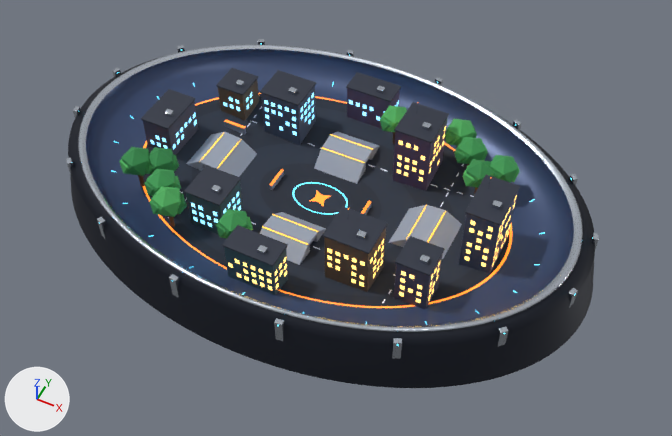
The Blender file art/spin-arena.blend: old version first, new version second.
Both versions are drawn from a camera (50 mm lens) standing at (48.6, -91.5, 111.0) and looking at (4.8, -3.8, 1.4). The axes (+X, +Y, +Z) are drawn at lower left. The lights are the same throughout. The first picture is the older version.

Script lines for the objects in view, before the commit:
```python
ob_floor_2 = bpy.data.objects.new('Floor 2', me_floor_2_004)
ob_floor_2.parent = ob_arena
ob_floor_2.location = (0.0, 0.0, 0.0)
ob_lip = bpy.data.objects.new('Lip', me_lip_004)
ob_lip.parent = ob_arena
ob_lip.location = (0.0, 0.0, 0.0)
ob_pillar_0 = bpy.data.objects.new('Pillar 0', me_pillar_0_004)
ob_pillar_0.parent = ob_arena
ob_pillar_0.location = (42.81, 5.677, 2.2)
ob_pillar_0.rotation_euler = (0.0, 0.0, 0.29)  # degrees (0, 0, 17)
ob_pillar_1 = bpy.data.objects.new('Pillar 1', me_pillar_1_004)
ob_pillar_1.parent = ob_arena
ob_pillar_1.location = (36.29, 16.17, 2.2)
ob_pillar_1.rotation_euler = (0.0, 0.0, 0.787)  # degrees (0, 0, 45)
ob_pillar_2 = bpy.data.objects.new('Pillar 2', me_pillar_2_004)
ob_pillar_2.parent = ob_arena
ob_pillar_2.location = (24.25, 24.2, 2.2)
ob_pillar_2.rotation_euler = (0.0, 0.0, 1.152)  # degrees (0, 0, 66)
ob_pillar_3 = bpy.data.objects.new('Pillar 3', me_pillar_3_004)
ob_pillar_3.parent = ob_arena
ob_pillar_3.location = (8.516, 28.54, 2.2)
ob_pillar_3.rotation_euler = (0.0, 0.0, 1.439)  # degrees (0, 0, 82)
ob_pillar_6 = bpy.data.objects.new('Pillar 6', me_pillar_6_004)
ob_pillar_6.parent = ob_arena
ob_pillar_6.location = (-36.29, 16.17, 2.2)
ob_pillar_6.rotation_euler = (0.0, 0.0, 2.355)  # degrees (0, 0, 135)
ob_rim_002 = bpy.data.objects.new('Rim.002', me_rim_004)
ob_rim_002.parent = ob_arena
ob_rim_002.location = (0.0, 0.0, 0.0)
ob_skirt = bpy.data.objects.new('Skirt', me_skirt_004)
ob_skirt.parent = ob_arena
ob_skirt.location = (0.0, 0.0, 0.0)
# also in view: 'Building Roof 0' at (-12.0, 12.0, 9.8); 'Canopy 4 0' at (17.0, 17.0, 7.5); 'Building Roof 3' at (12.0, -12.0, 10.8); 'Building Roof 8' at (-22.0, 12.0, 7.4); 'Building Roof 1' at (12.0, 12.0, 11.8)
```
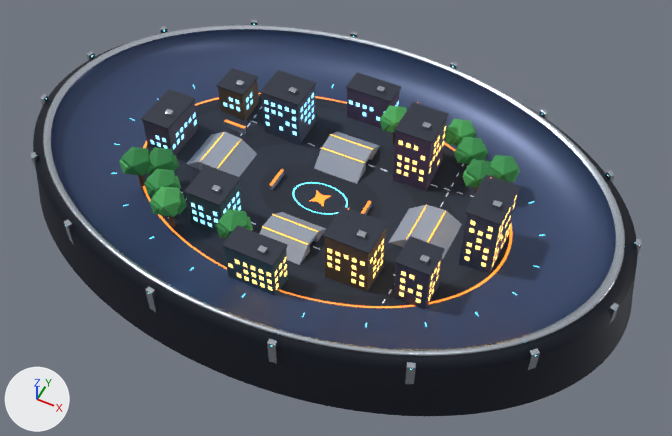
Pixel boxes (x1, y1, x2, y2) of what changed, in the pictures (672 x 436 px):
'Rim.002', reshaped (16% wider, 16% taller): before (85, 48, 574, 326); after (51, 28, 617, 350)
'Skirt', reshaped (15% wider, 12% taller): before (68, 56, 595, 388); after (33, 43, 638, 416)
'Lip', reshaped (15% wider, 15% taller): before (78, 45, 583, 332); after (43, 25, 625, 356)
'Pillar 14', moved: before (497, 326, 508, 347); after (528, 348, 540, 370)
'Pillar 11', moved: before (169, 274, 179, 297); after (145, 286, 156, 312)
'Pillar 15', moved: before (567, 288, 578, 308); after (608, 303, 619, 323)
'Pillar 10', moved: before (97, 217, 106, 239); after (64, 220, 73, 244)
'Pillar 0', moved: before (592, 233, 599, 250); after (634, 239, 642, 253)
'Pillar 1', moved: before (569, 174, 578, 186); after (605, 170, 615, 182)
'Pillar 9', moved: before (66, 158, 73, 175); after (30, 152, 38, 170)
'Pillar 8', moved: before (73, 106, 81, 118); after (40, 94, 49, 106)
'Pillar 2', moved: before (513, 119, 522, 130); after (539, 109, 548, 119)
'Pillar 7', moved: before (112, 67, 121, 77); after (86, 51, 95, 61)
'Pillar 3', moved: before (435, 77, 443, 85); after (450, 61, 458, 70)
'Pillar 6', moved: before (177, 45, 185, 53); after (160, 26, 168, 33)

Patch to the scene script:
```diff
--- a/art/spin-arena.blend.py
+++ b/art/spin-arena.blend.py
@@ me_rim_004 @@
 # used by ob_rim_002; parent = ob_arena; location = (0.0, 0.0, 0.0)
-me_rim_004.from_pydata(...)  # 5920 vertices, 5760 faces; spans x -40.5..40.5, y -27.0..27.0, z 2.2..7.0
+me_rim_004.from_pydata(...)  # 5920 vertices, 5760 faces; spans x -46.5..46.5, y -31.0..31.0, z 2.2..8.0
+# me_rim_004 part 1: 5760 of 5920 vertices moved; they spanned x -40.5..40.5, y -27.0..27.0, z 2.2..7.0 and now span x -46.5..46.5, y -31.0..31.0, z 2.2..8.0; mean shift (0.0, 0.0, 0.4); largest move (40.5, 0.0, 7.0) -> (46.5, 0.0, 8.0)
 me_rim_004.materials.append(mat_bowl_rim)
@@ me_lip_004 @@
 # used by ob_lip; parent = ob_arena; location = (0.0, 0.0, 0.0)
-me_lip_004.from_pydata(...)  # 800 vertices, 640 faces; spans x -41.7..41.7, y -27.8..27.8, z 6.7..7.2
+me_lip_004.from_pydata(...)  # 800 vertices, 640 faces; spans x -47.7..47.7, y -31.8..31.8, z 7.7..8.2
+# me_lip_004 part 2: the whole mesh is multiplied about its middle by the matrix ((1.146, 0.0, 0.0), (0.0, 1.146, 0.0), (0.0, 0.0, 1.0)), then moved by (0.0, 0.0, 1.0)
 me_lip_004.materials.append(mat_stadium_steel)
@@ me_skirt_004 @@
 # used by ob_skirt; parent = ob_arena; location = (0.0, 0.0, 0.0)
-me_skirt_004.from_pydata(...)  # 512 vertices, 384 faces; spans x -45.3..45.3, y -30.2..30.2, z -3.0..6.7
+me_skirt_004.from_pydata(...)  # 512 vertices, 384 faces; spans x -51.3..51.3, y -34.2..34.2, z -3.0..7.7
+# me_skirt_004 part 3: 512 of 512 vertices moved; they spanned x -45.3..45.3, y -30.2..30.2, z -3.0..6.7 and now span x -51.3..51.3, y -34.2..34.2, z -3.0..7.7; mean shift (0.0, 0.0, 0.5)
 me_skirt_004.materials.append(mat_stadium_frame)
@@ ob_pillar_0 @@
 ob_pillar_0.parent = ob_arena
-ob_pillar_0.location = (42.81, 5.677, 2.2)
+ob_pillar_0.location = (48.7, 6.457, 2.7)
 ob_pillar_0.rotation_euler = (0.0, 0.0, 0.29)  # degrees (0, 0, 17)
@@ ob_pillar_1 @@
 ob_pillar_1.parent = ob_arena
-ob_pillar_1.location = (36.29, 16.17, 2.2)
+ob_pillar_1.location = (41.28, 18.39, 2.7)
 ob_pillar_1.rotation_euler = (0.0, 0.0, 0.787)  # degrees (0, 0, 45)
@@ ob_pillar_2 @@
 ob_pillar_2.parent = ob_arena
-ob_pillar_2.location = (24.25, 24.2, 2.2)
+ob_pillar_2.location = (27.58, 27.52, 2.7)
 ob_pillar_2.rotation_euler = (0.0, 0.0, 1.152)  # degrees (0, 0, 66)
@@ ob_pillar_3 @@
 ob_pillar_3.parent = ob_arena
-ob_pillar_3.location = (8.516, 28.54, 2.2)
+ob_pillar_3.location = (9.686, 32.46, 2.7)
 ob_pillar_3.rotation_euler = (0.0, 0.0, 1.439)  # degrees (0, 0, 82)
@@ ob_pillar_6 @@
 ob_pillar_6.parent = ob_arena
-ob_pillar_6.location = (-36.29, 16.17, 2.2)
+ob_pillar_6.location = (-41.28, 18.39, 2.7)
 ob_pillar_6.rotation_euler = (0.0, 0.0, 2.355)  # degrees (0, 0, 135)
@@ ob_pillar_7 @@
 ob_pillar_7.parent = ob_arena
-ob_pillar_7.location = (-42.81, 5.677, 2.2)
+ob_pillar_7.location = (-48.7, 6.457, 2.7)
 ob_pillar_7.rotation_euler = (0.0, 0.0, 2.852)  # degrees (0, 0, 163)
@@ ob_pillar_8 @@
 ob_pillar_8.parent = ob_arena
-ob_pillar_8.location = (-42.81, -5.677, 2.2)
+ob_pillar_8.location = (-48.7, -6.457, 2.7)
 ob_pillar_8.rotation_euler = (0.0, 0.0, -2.852)  # degrees (0, 0, -163)
@@ ob_pillar_light_8 @@
 ob_pillar_light_8.parent = ob_arena
-ob_pillar_light_8.location = (-42.81, -5.677, 6.5)
+ob_pillar_light_8.location = (-48.7, -6.457, 7.5)
 ob_pillar_light_8.rotation_euler = (0.0, 0.0, -2.852)  # degrees (0, 0, -163)
@@ ob_pillar_9 @@
 ob_pillar_9.parent = ob_arena
-ob_pillar_9.location = (-36.29, -16.17, 2.2)
+ob_pillar_9.location = (-41.28, -18.39, 2.7)
 ob_pillar_9.rotation_euler = (0.0, 0.0, -2.355)  # degrees (0, 0, -135)
@@ ob_pillar_light_9 @@
 ob_pillar_light_9.parent = ob_arena
-ob_pillar_light_9.location = (-36.29, -16.17, 6.5)
+ob_pillar_light_9.location = (-41.28, -18.39, 7.5)
 ob_pillar_light_9.rotation_euler = (0.0, 0.0, -2.355)  # degrees (0, 0, -135)
@@ ob_pillar_10 @@
 ob_pillar_10.parent = ob_arena
-ob_pillar_10.location = (-24.25, -24.2, 2.2)
+ob_pillar_10.location = (-27.58, -27.52, 2.7)
 ob_pillar_10.rotation_euler = (0.0, 0.0, -1.99)  # degrees (0, 0, -114)
@@ ob_pillar_light_10 @@
 ob_pillar_light_10.parent = ob_arena
-ob_pillar_light_10.location = (-24.25, -24.2, 6.5)
+ob_pillar_light_10.location = (-27.58, -27.52, 7.5)
 ob_pillar_light_10.rotation_euler = (0.0, 0.0, -1.99)  # degrees (0, 0, -114)
@@ ob_pillar_11 @@
 ob_pillar_11.parent = ob_arena
-ob_pillar_11.location = (-8.516, -28.54, 2.2)
+ob_pillar_11.location = (-9.686, -32.46, 2.7)
 ob_pillar_11.rotation_euler = (0.0, 0.0, -1.703)  # degrees (0, 0, -98)
@@ ob_pillar_14 @@
 ob_pillar_14.parent = ob_arena
-ob_pillar_14.location = (36.29, -16.17, 2.2)
+ob_pillar_14.location = (41.28, -18.39, 2.7)
 ob_pillar_14.rotation_euler = (0.0, 0.0, -0.787)  # degrees (0, 0, -45)
@@ ob_pillar_15 @@
 ob_pillar_15.parent = ob_arena
-ob_pillar_15.location = (42.81, -5.677, 2.2)
+ob_pillar_15.location = (48.7, -6.457, 2.7)
 ob_pillar_15.rotation_euler = (0.0, 0.0, -0.29)  # degrees (0, 0, -17)
```
